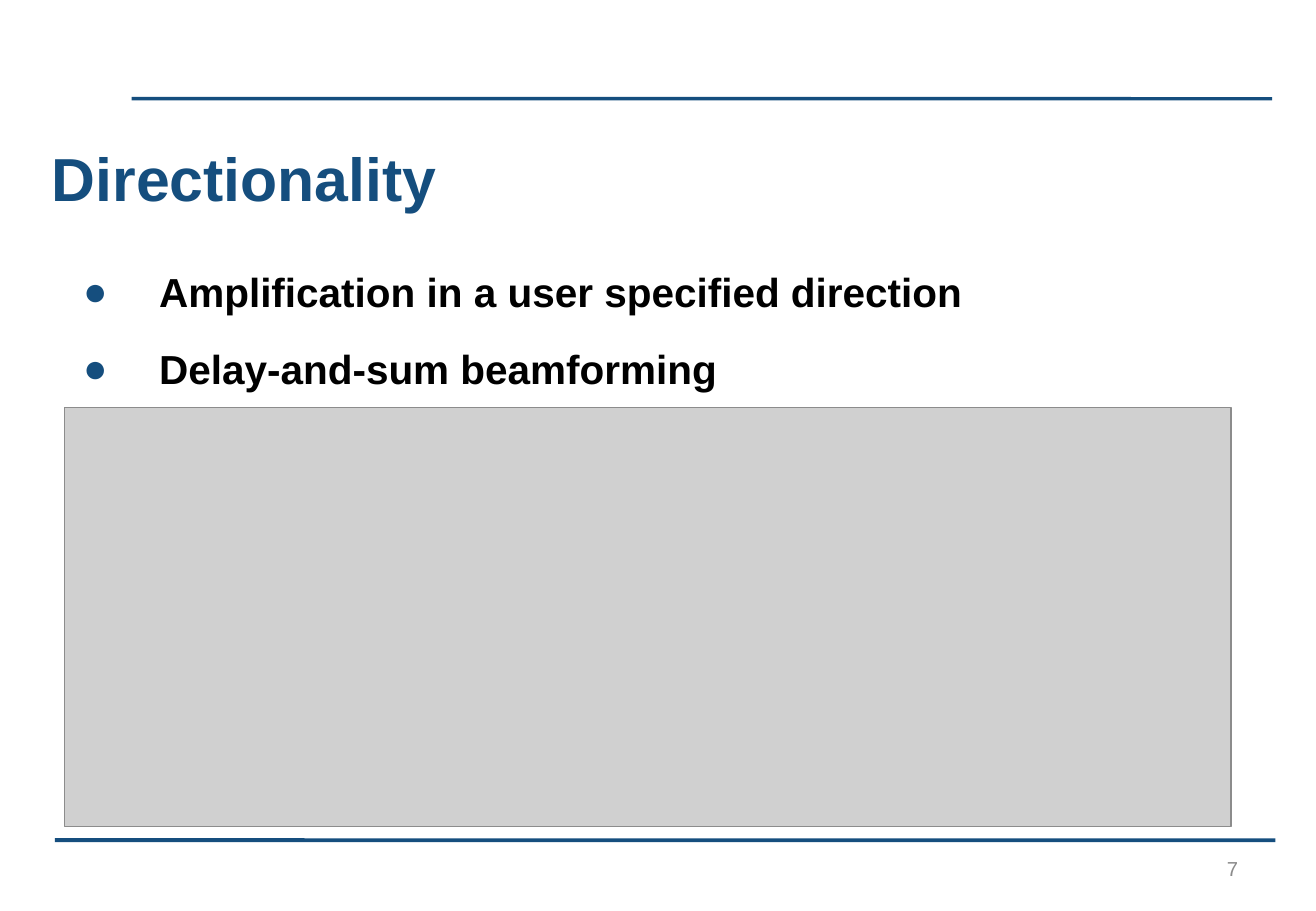
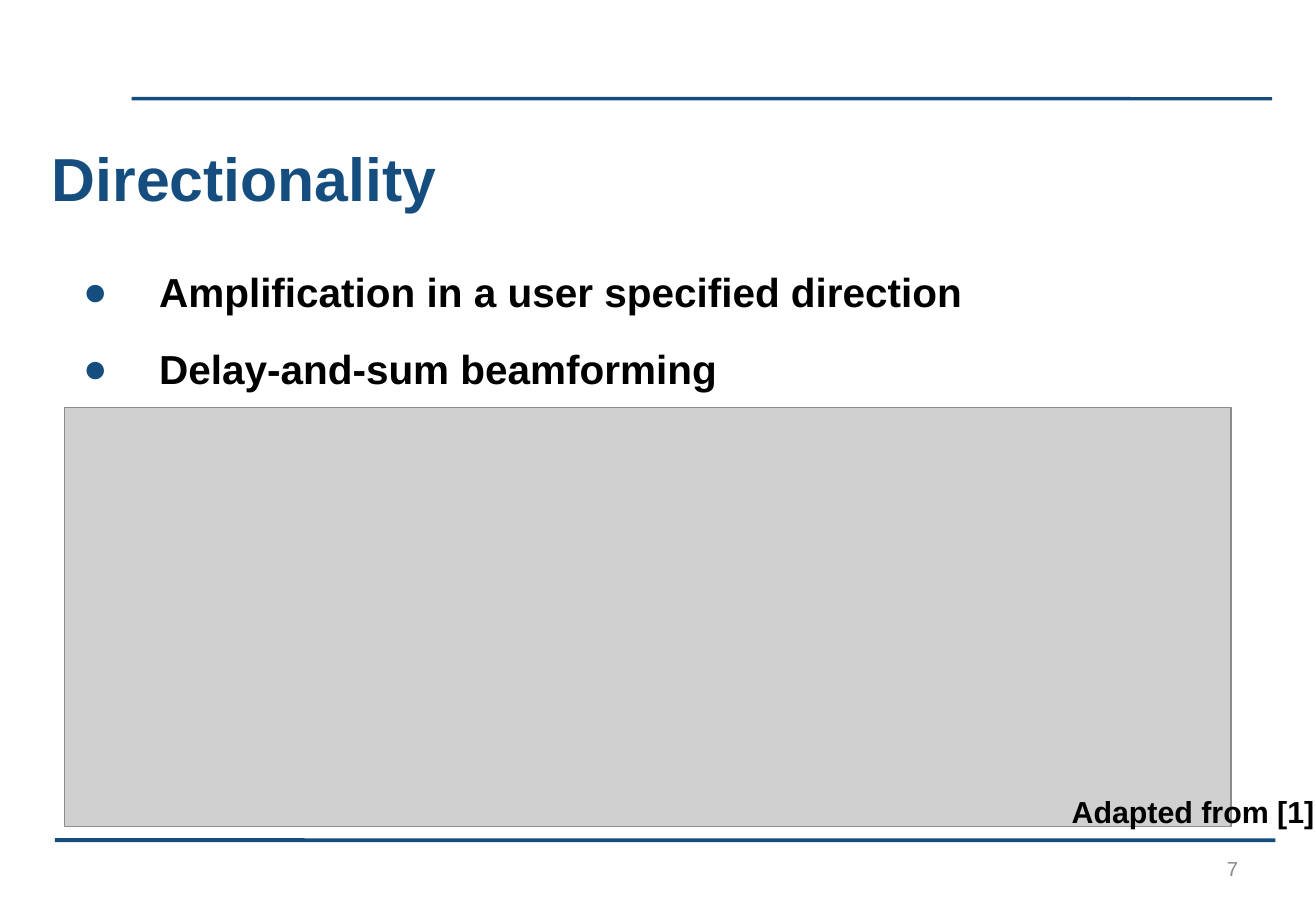
Before and after one commit to kayjayB/I_cant_hear_you, a slide deck: slide 7 of Presentation/Lab Project Presentation.pptx. Drawn at 1316x911 pixels with LibreOffice and Linux fonts; fonts in the diff are those of the drawing; grey boxes stand for pictures; background and template pictures are left out. Boxes give left, top, right and bottom in pixels: in the first picture for what was removed or moved away, otherwise in the second. Text is boxed around its words. In the diff, an @@ line names an element or a change of style, - is before the commit and + after.

```diff
--- a/Presentation/Lab Project Presentation.pptx
+++ b/Presentation/Lab Project Presentation.pptx
@@ text added at box(1072, 799, 1314, 829), 18 pt, text #000000, bold @@
+Adapted from [1]
```
Also in this commit, not shown: 2 other slides changed.
